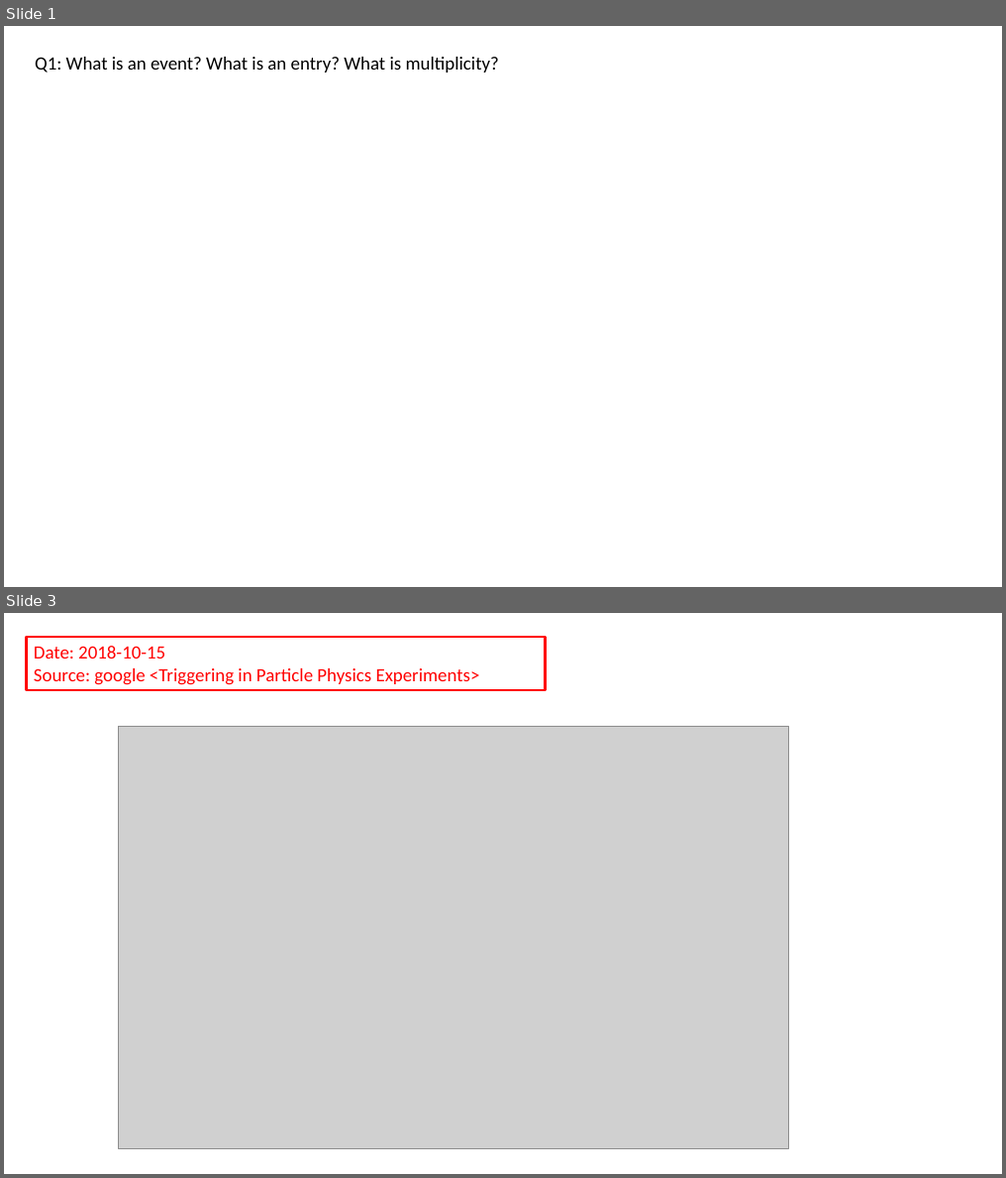
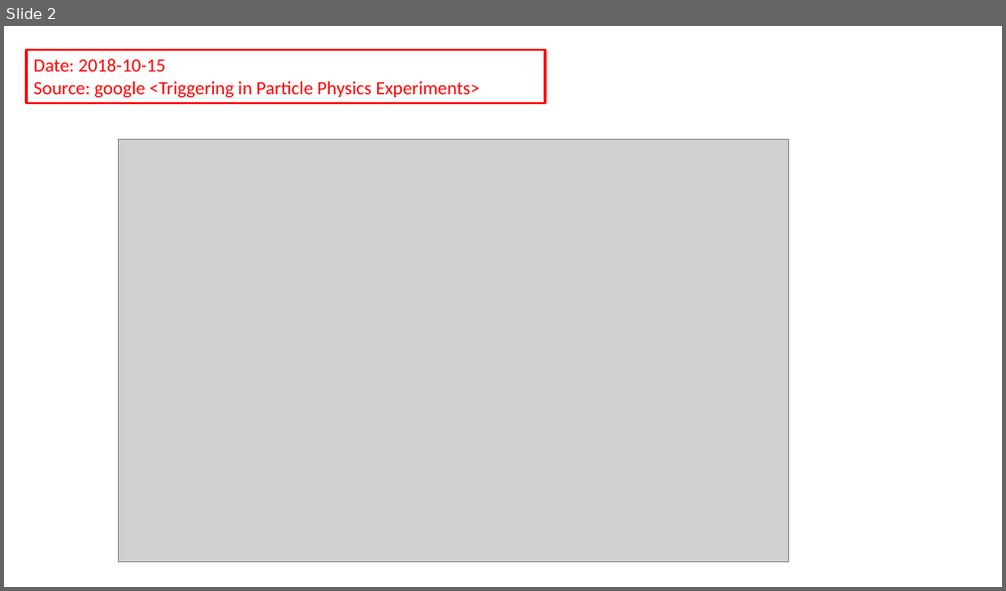
Before and after one commit to gfh16/StudyNotes, a slide deck: 01BacsiConceptsInNuclearPhysics.pptx. Shown one above the other, each under a label of ours: slides 1 and 3 before the commit, slide 2 after it; the slides between them are not shown. The pictures are 1006x1178 and 1006x591 pixels, drawn with LibreOffice and Linux fonts; fonts in the diff are those of the drawing; grey boxes stand for pictures. Boxes give left, top, right and bottom in pixels: in the first picture for what was removed or moved away, otherwise in the second. Text is boxed around its words. In the diff, an @@ line names an element or a change of style, - is before the commit and + after.

```diff
--- a/01BacsiConceptsInNuclearPhysics.pptx
+++ b/01BacsiConceptsInNuclearPhysics.pptx
@@ slide 1 removed at (4,26,1002,587), background #FFFFFF @@
@@ text removed at (35,57,499,73) @@
-Q1: What is an event? What is an entry? What is multiplicity?
@@ what was slide 3 is now slide 2 @@
```
Also in this commit, not shown: 2 slides added, 1 other slide removed, 1 other file.
